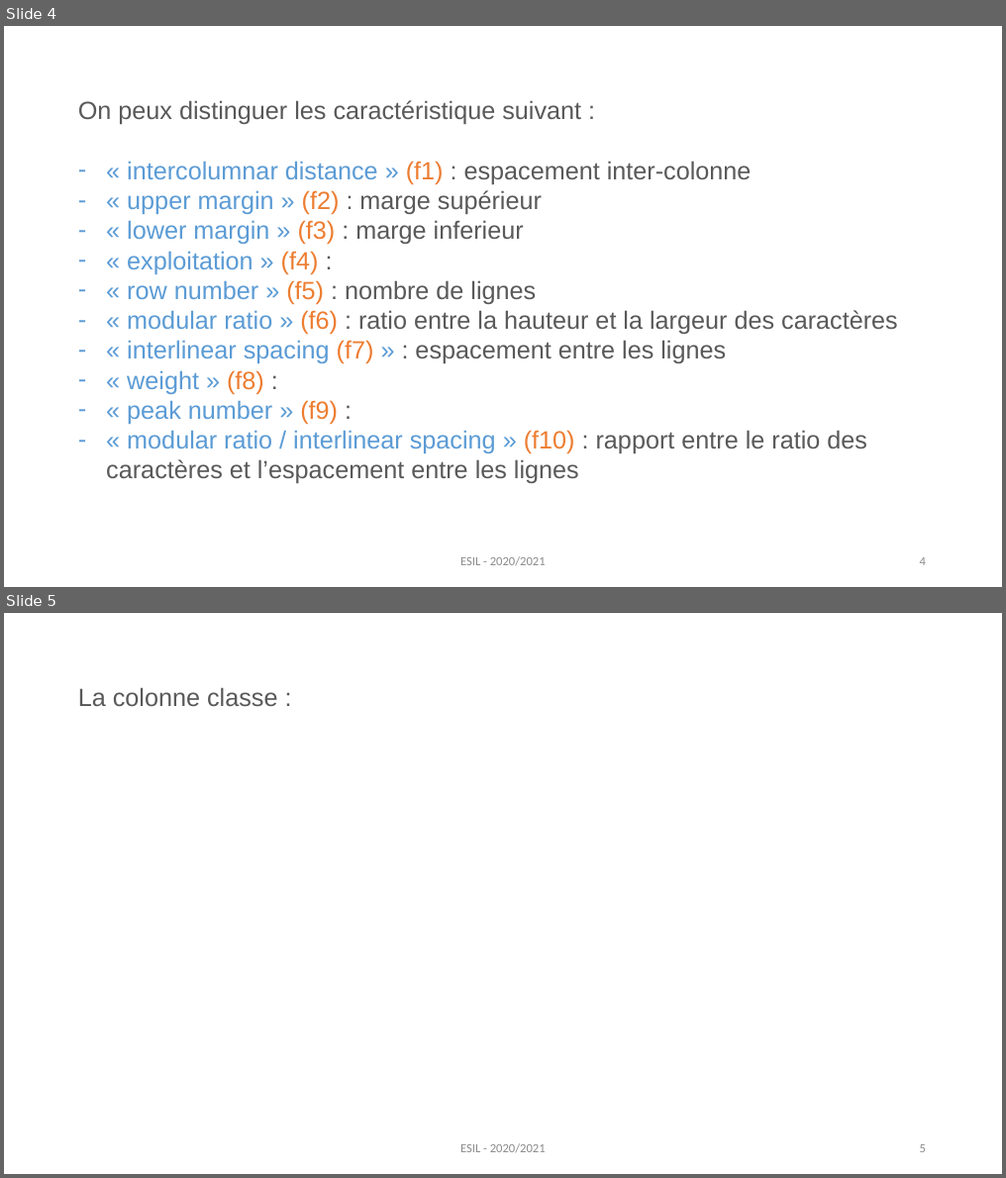
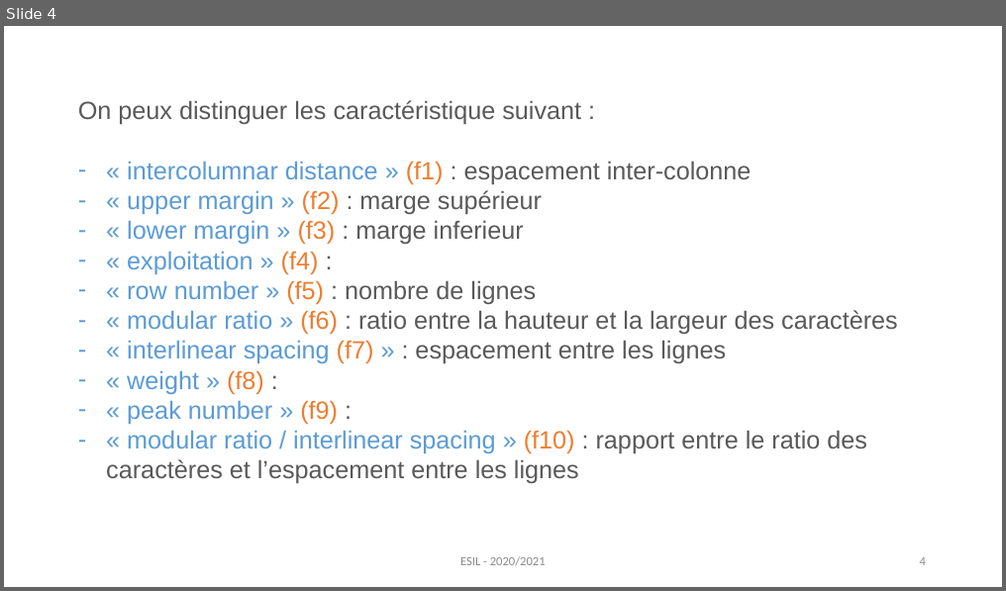
Before and after one commit to virtuel75/avila-analysis, a slide deck: docs/Avila analysis - Presentation.pptx. Shown one above the other, each under a label of ours: slides 4 and 5 before the commit, slide 4 after it. The pictures are 1006x1178 and 1006x591 pixels, drawn with LibreOffice and Linux fonts; fonts in the diff are those of the drawing. Boxes give left, top, right and bottom in pixels: in the first picture for what was removed or moved away, otherwise in the second. Text is boxed around its words. In the diff, an @@ line names an element or a change of style, - is before the commit and + after.

```diff
--- a/docs/Avila analysis - Presentation.pptx
+++ b/docs/Avila analysis - Presentation.pptx
@@ slide 5 removed at box(4, 613, 1002, 1174), background #FFFFFF @@
@@ text removed at box(78, 687, 277, 706) @@
-La colonne classe :
@@ text removed at box(460, 1144, 546, 1154) @@
-ESIL - 2020/2021
@@ page number removed at box(920, 1145, 926, 1153) @@
-5
```
Also in this commit, not shown: 4 slides changed, 3 slides added, 1 other slide removed, 1 other file.
